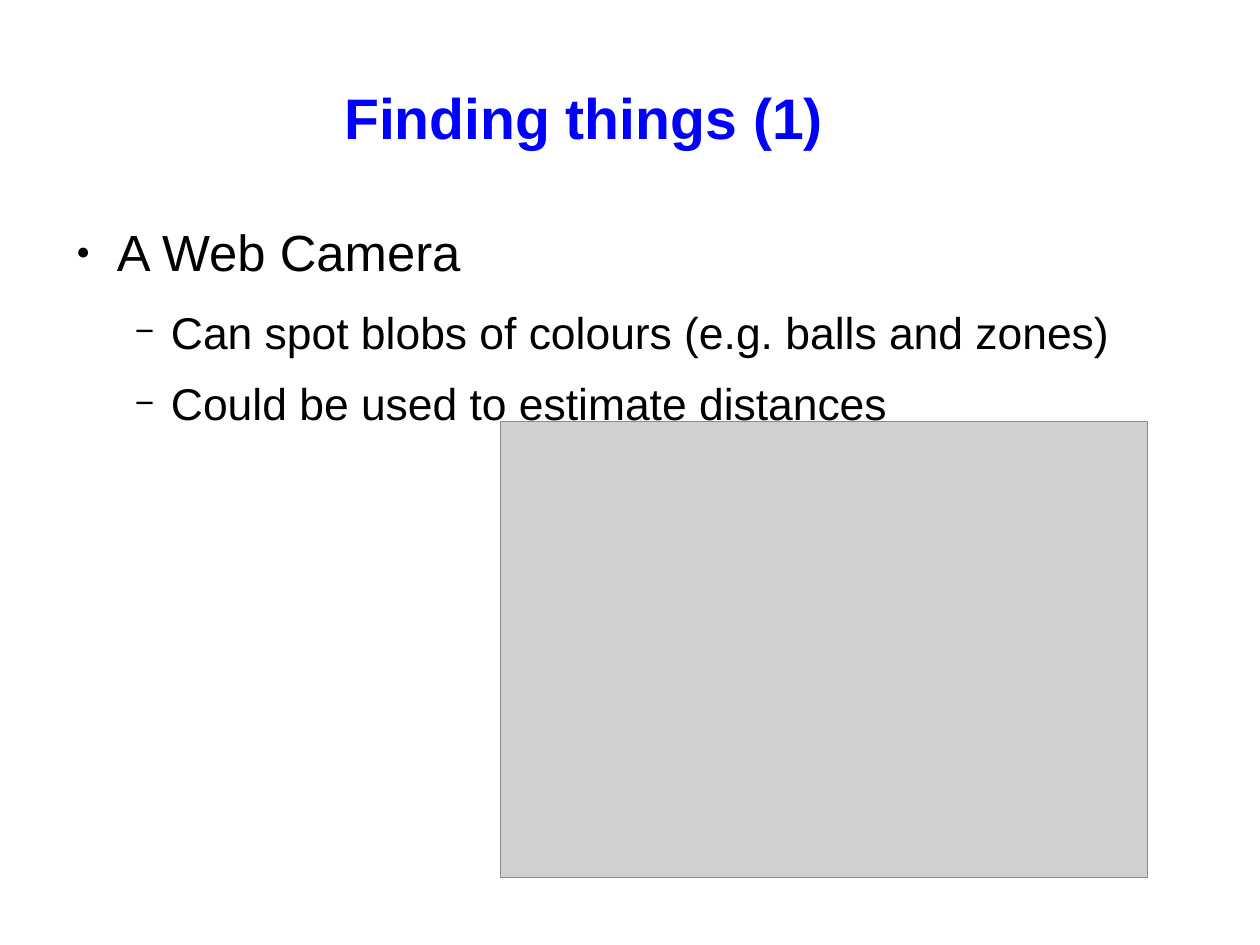
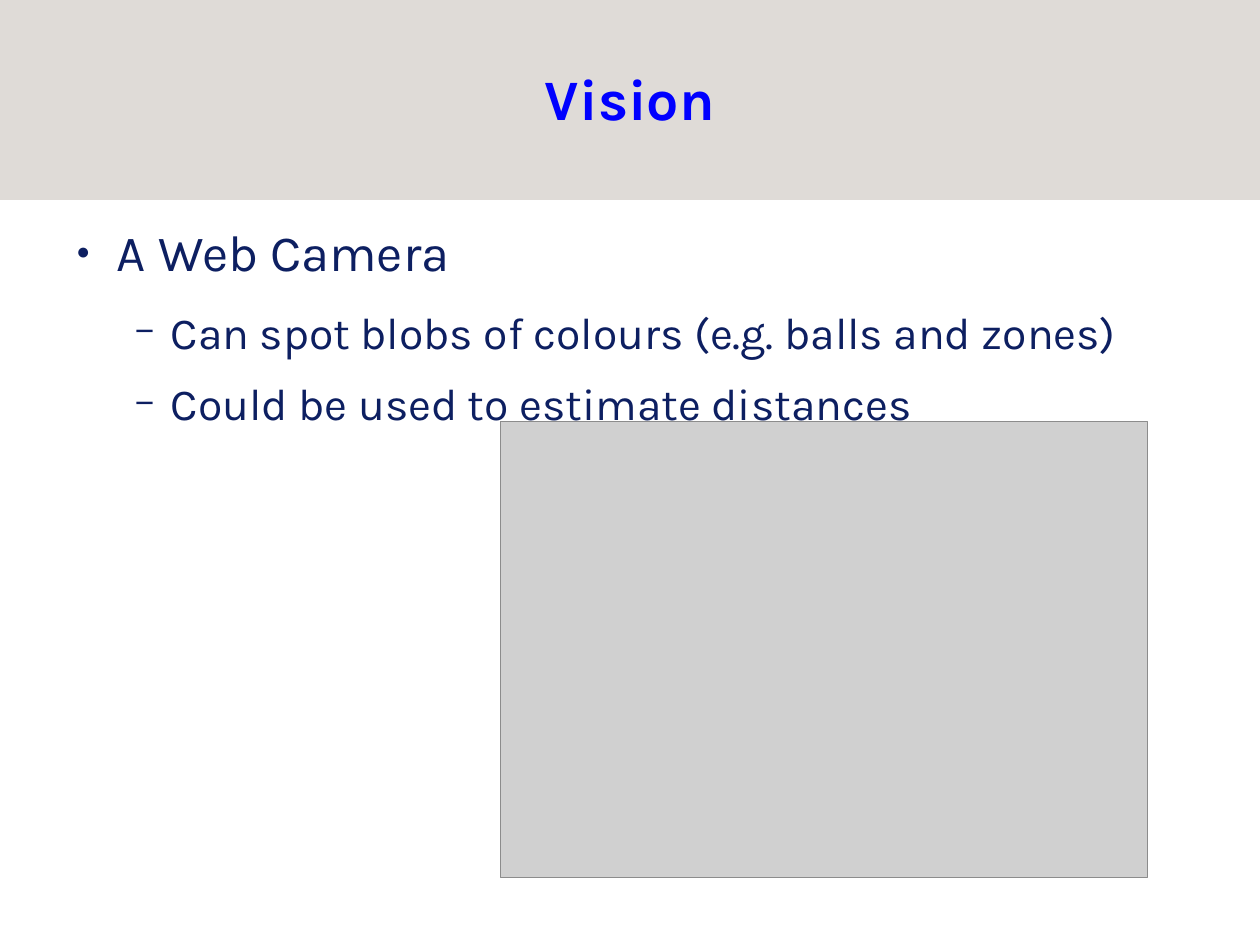
Before and after one commit to srobo/subversion-archive, a slide deck: slide 19 of KickStart/kickstart-08/presentations/kickstart-elec-presentation.odp. Drawn at 1260x945 pixels with LibreOffice and Linux fonts; fonts in the diff are those of the drawing; grey boxes stand for pictures; background and template pictures are left out. Boxes give left, top, right and bottom in pixels: in the first picture for what was removed or moved away, otherwise in the second. Text is boxed around its words. In the diff, an @@ line names an element or a change of style, - is before the commit and + after.

Commit message:
applied sr style

```diff
--- a/KickStart/kickstart-08/presentations/kickstart-elec-presentation.odp
+++ b/KickStart/kickstart-08/presentations/kickstart-elec-presentation.odp
@@ rectangle added at (x1=0, y1=0, x2=1260, y2=200), fill #DFDBD7 @@
@@ title added at (x1=545, y1=79, x2=715, y2=121), 36 pt, text #0000FF, bold @@
+Vision
@@ title removed at (x1=344, y1=97, x2=823, y2=150) @@
-Finding things (1)
@@ text "A Web Camera" at (x1=117, y1=236, x2=1116, y2=432): font Arial to Karla, text colour #000000 to #0D1F61; bullet colour #000000 to #0D1F61 @@
```
Also in this commit, not shown: 23 other slides changed.
